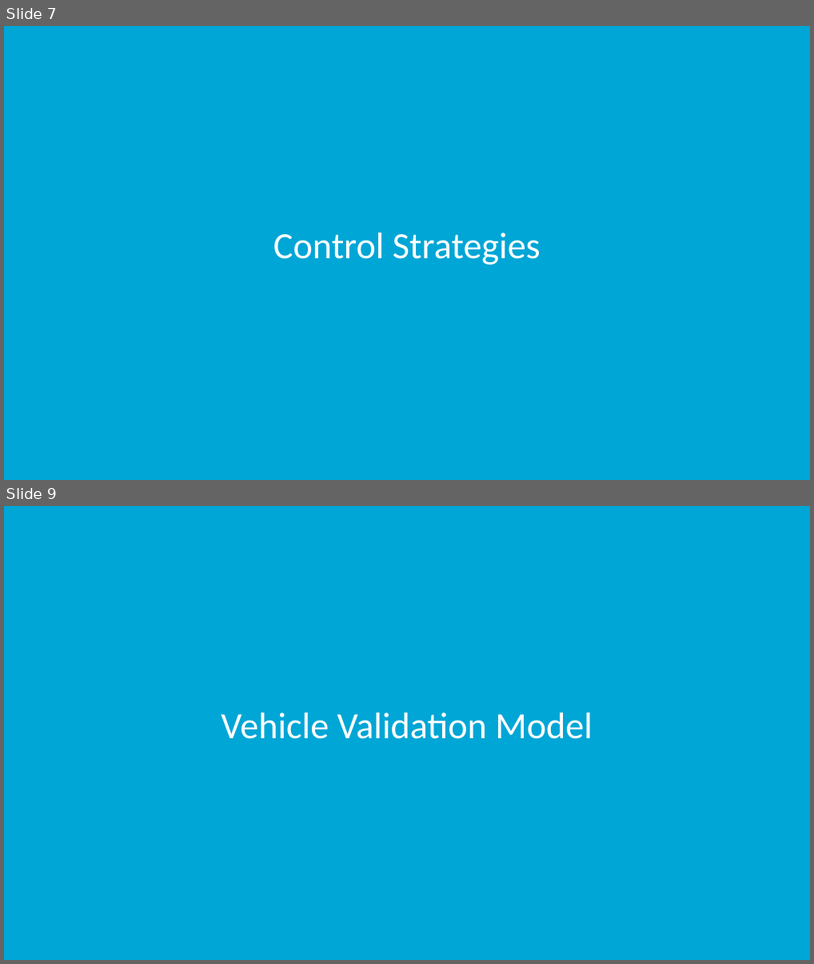
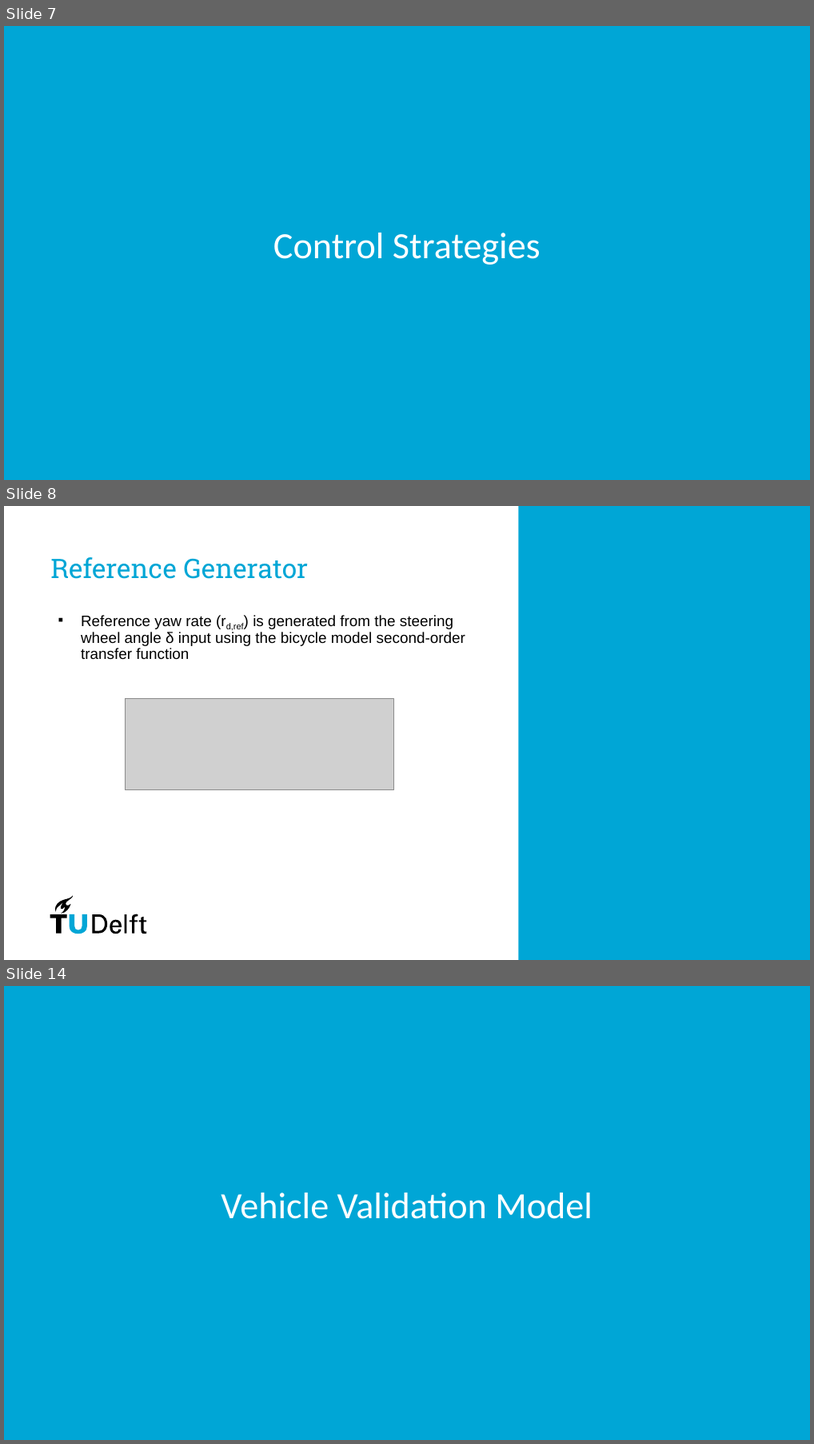
Before and after one commit to PavanPrasad-HG/Vehicle-Dynamics-Control, a slide deck: GP/Group5_GP/Group Presentation.pptx. Shown one above the other, each under a label of ours: slides 7 and 9 before the commit, slides 7, 8 and 14 after it; the slides between them are not shown. The pictures are 814x964 and 814x1444 pixels, drawn with LibreOffice and Linux fonts; fonts in the diff are those of the drawing; grey boxes stand for pictures; background and template pictures are left out. Boxes give left, top, right and bottom in pixels: in the first picture for what was removed or moved away, otherwise in the second. Text is boxed around its words. In the diff, an @@ line names an element or a change of style, - is before the commit and + after.

```diff
--- a/GP/Group5_GP/Group Presentation.pptx
+++ b/GP/Group5_GP/Group Presentation.pptx
@@ slide 8 added at [4,506,810,960], background #FFFFFF @@
@@ rectangle added at [519,506,810,960], fill #00A6D6 @@
@@ title added at [50,557,308,579], 32 pt, text #00A6D6 @@
+Reference Generator
@@ text added at [81,615,466,660], 18 pt, text #000000 @@
+▪ Reference yaw rate (rd,ref) is generated from the steering wheel angle δ input using the bicycle model second-order transfer function
@@ picture added at [126,698,394,790] @@
@@ group added at [50,896,146,934]: 7 freeform shapes, 1 rectangle @@
@@ what was slide 9 is now slide 14 @@
```
Also in this commit, not shown: 4 slides changed, 4 other slides added, 1 other file.
